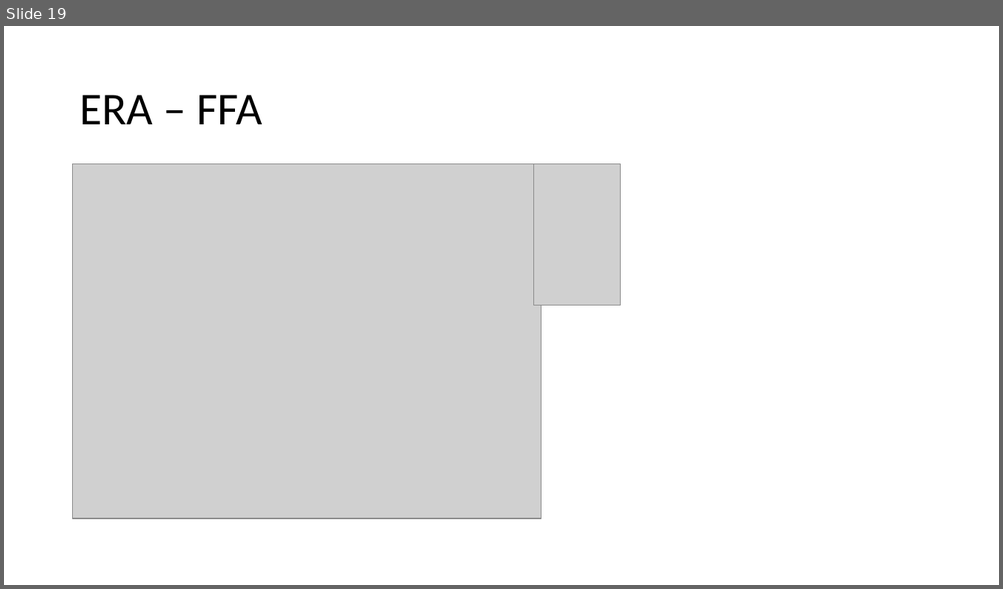
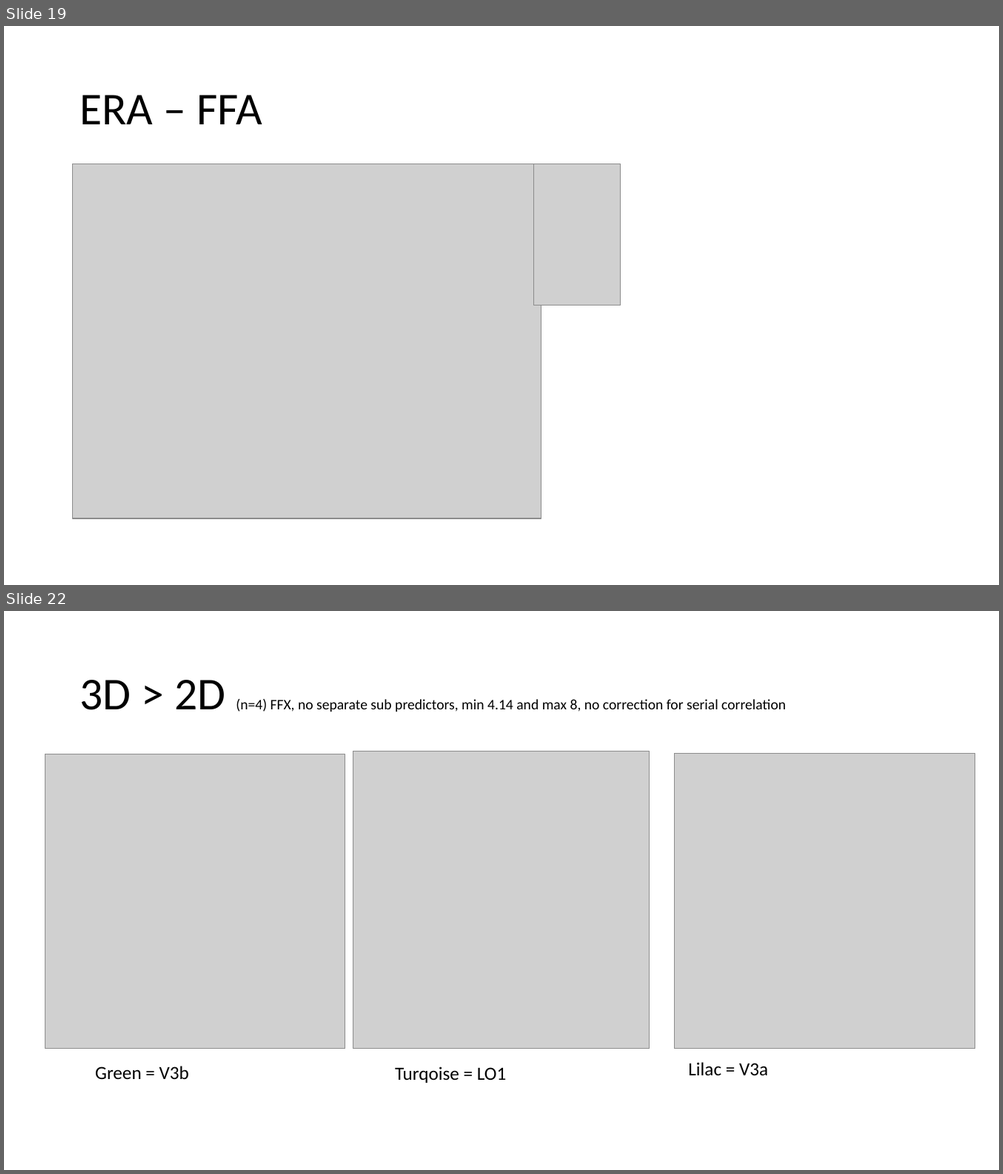
Before and after one commit to edeligia/3D_Faces_ED, a slide deck: 3D Faces Pilot Data.pptx. Shown one above the other, each under a label of ours: slide 19 before the commit, slides 19 and 22 after it; the slides between them are not shown. The pictures are 1003x589 and 1003x1174 pixels, drawn with LibreOffice and Linux fonts; fonts in the diff are those of the drawing; grey boxes stand for pictures. Boxes give left, top, right and bottom in pixels: in the first picture for what was removed or moved away, otherwise in the second. Text is boxed around its words. In the diff, an @@ line names an element or a change of style, - is before the commit and + after.

```diff
--- a/3D Faces Pilot Data.pptx
+++ b/3D Faces Pilot Data.pptx
@@ slide 22 added at [4,611,999,1170], background #FFFFFF @@
@@ title added at [79,680,785,712], 14 pt, text #000000 @@
+3D > 2D (n=4) FFX, no separate sub predictors, min 4.14 and max 8, no correction for serial correlation
@@ picture added at [45,755,345,1049] @@
@@ picture added at [353,752,649,1049] @@
@@ picture added at [674,754,975,1049] @@
@@ text added at [95,1066,189,1079], 18 pt, text #000000 @@
+Green = V3b
@@ text added at [395,1067,506,1083], 18 pt, text #000000 @@
+Turqoise = LO1
@@ text added at [688,1062,768,1076], 18 pt, text #000000 @@
+Lilac = V3a
```
Also in this commit, not shown: 4 other slides added, 8 other files.
